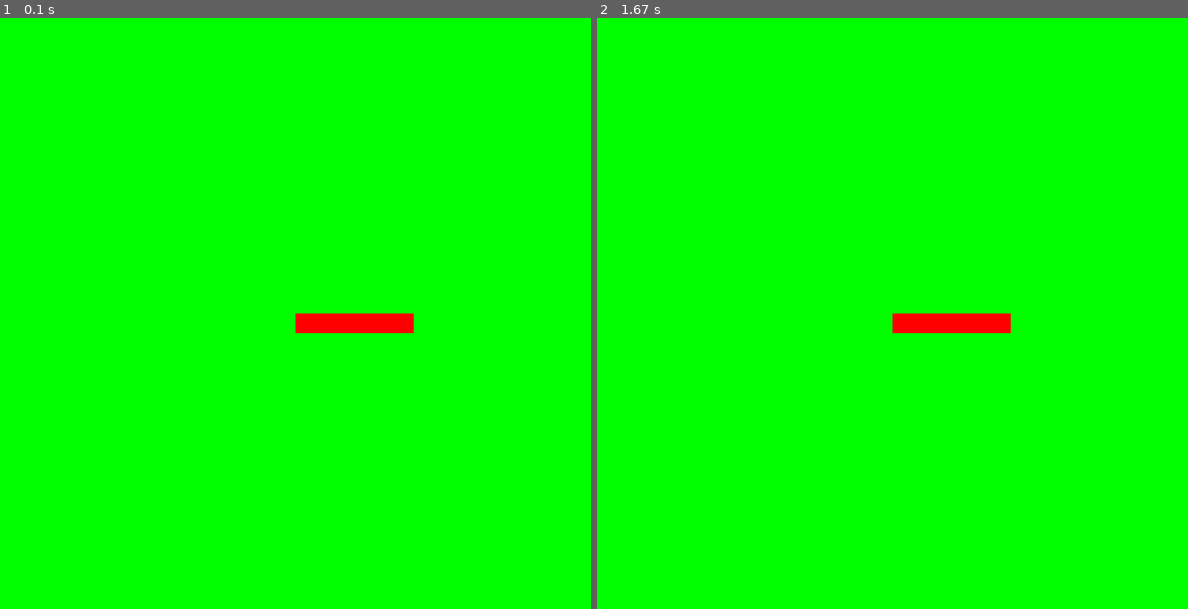
Above: before the commit, frames 1-2 (left to right).
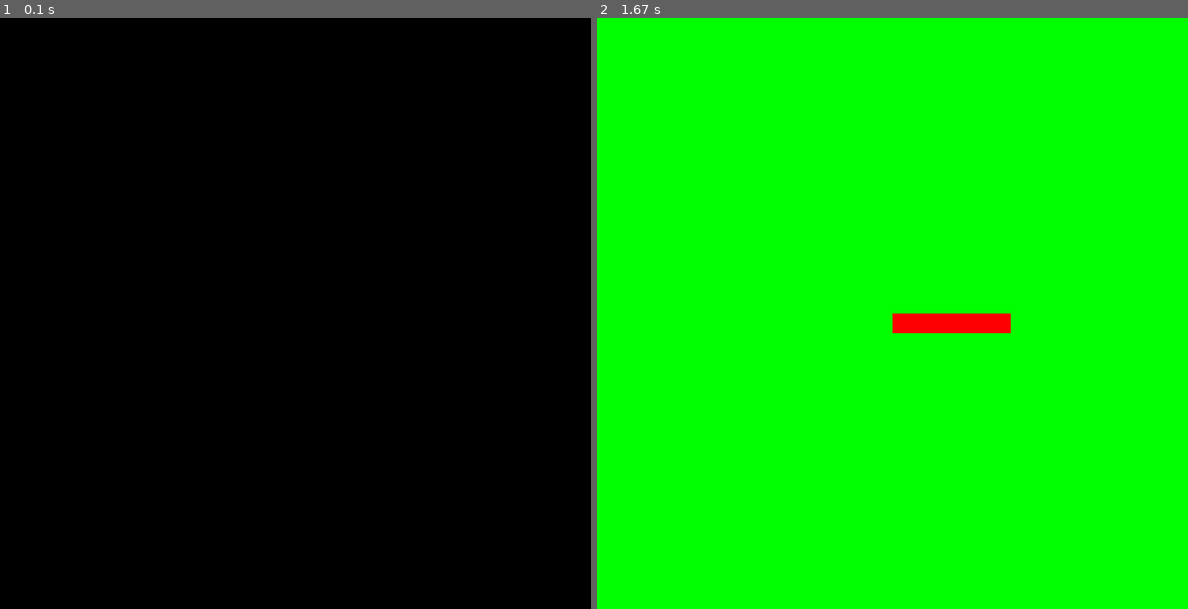
Above: after the commit, the same moments.

Repository: Paulo-Filipe/snakepygame
Game: pygame game, started from snake.py
The game is run twice, just before and just after one commit, with the same random seed, the same clock (stepped at 60 frames per second) and the same inputs.
Inputs:
- Up to frame 1 (0.1 s): no input
- Up to frame 2 (1.67 s): no input

The runs differ from the first frame. In frame 1, 100% of the frame differs, in the area x 0-100%, y 0-100%; in frame 2, nothing differs.

Commit message:
reorganazing code on files and functions

Diff:
--- /dev/null
+++ b/assets.py
@@ -0,0 +1,6 @@
+# Setting up colors
+BLUE = (0, 0, 255)
+RED = (255, 0, 0)
+GREEN = (0, 255, 0)
+BLACK = (0, 0, 0)
+WHITE = (255, 255, 255)
--- /dev/null
+++ b/display.py
@@ -0,0 +1,15 @@
+import pygame
+import sys
+from pygame.locals import *
+from assets import *
+
+
+# Setup a pixel display with caption
+display_size = 600
+DISPLAY = pygame.display.set_mode((display_size, display_size))
+DISPLAY.fill(GREEN)
+pygame.display.set_caption("Snake")
+
+# Assign FPS a value
+FPS = 30
+FramePerSec = pygame.time.Clock()
--- a/drawsnake.py
+++ b/drawsnake.py
@@ -5,3 +5,10 @@
 
 def draw_snake_tile(display, color, x, y, tile_size):
     return pygame.draw.rect(display, color, (x, y, tile_size, tile_size))
+
+
+def create_snake(tile_size, snake_size, direction, x, y):
+    snake_body = []
+    for i in range(snake_size):
+        snake_body.append((x + i * tile_size, y, direction))
+    return snake_body
--- a/snake.py
+++ b/snake.py
@@ -2,27 +2,11 @@
 import sys
 from pygame.locals import *
 from drawsnake import *
+from assets import *
+from display import *
 
 # Initialize program
 pygame.init()
-
-# Setting up color objects
-BLUE = (0, 0, 255)
-RED = (255, 0, 0)
-GREEN = (0, 255, 0)
-BLACK = (0, 0, 0)
-WHITE = (255, 255, 255)
-
-# Setup a pixel display with caption
-display_size = 600
-DISPLAY = pygame.display.set_mode((display_size, display_size))
-DISPLAY.fill(GREEN)
-pygame.display.set_caption("Snake")
-
-# Assign FPS a value
-FPS = 30
-FramePerSec = pygame.time.Clock()
-
 
 # describing snake
 tile_size = 20
@@ -31,9 +15,7 @@
 position_x = display_size / 2
 position_y = display_size / 2
 
-snake_body = []
-for i in range(snake_size):
-    snake_body.append( (position_x + i * tile_size, position_y, direction) )
+snake = create_snake(tile_size, snake_size, direction, position_x, position_y)
 
 # describing directions
 snake_directions = {
@@ -45,14 +27,14 @@
 
 # Beginning Game Loop
 while True:
-    pygame.display.update()
+    pygame.time.delay(100)
     for event in pygame.event.get():
         if event.type == pygame.QUIT:
             pygame.quit()
             sys.exit()
 
-    for i in range(snake_size):
-        (x, y, direction) = snake_body[i]
+    for i in range(snake_size-1, -1, -1):
+        (x, y, direction) = snake[i]
         draw_snake_tile(DISPLAY, RED, x, y, tile_size)
     pygame.display.update()
 
